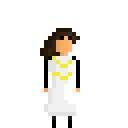
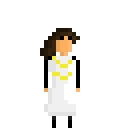
Comparing the layer stacks of the two 128×128 images. Changes:
painted on "Background" over [left=56, top=52, right=60, bottom=56]
